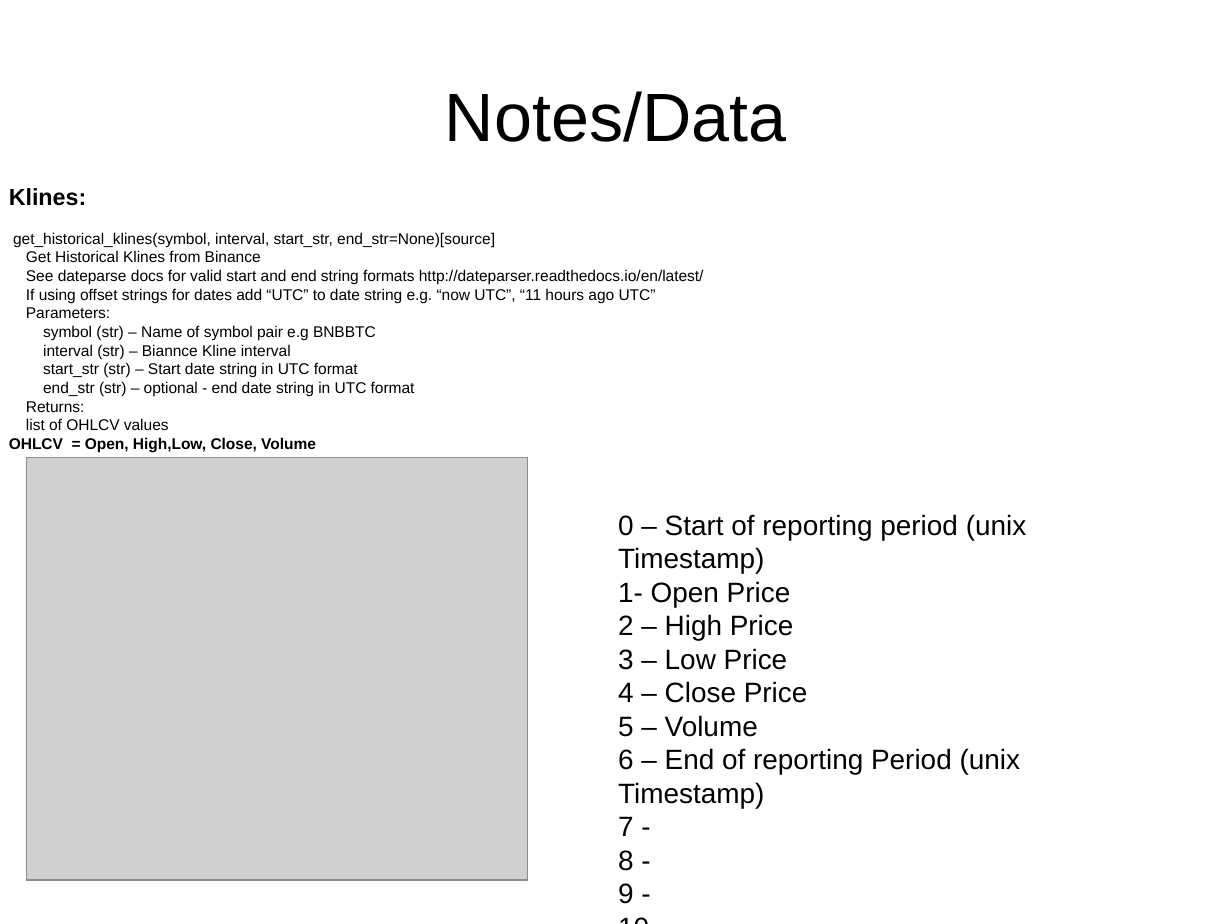
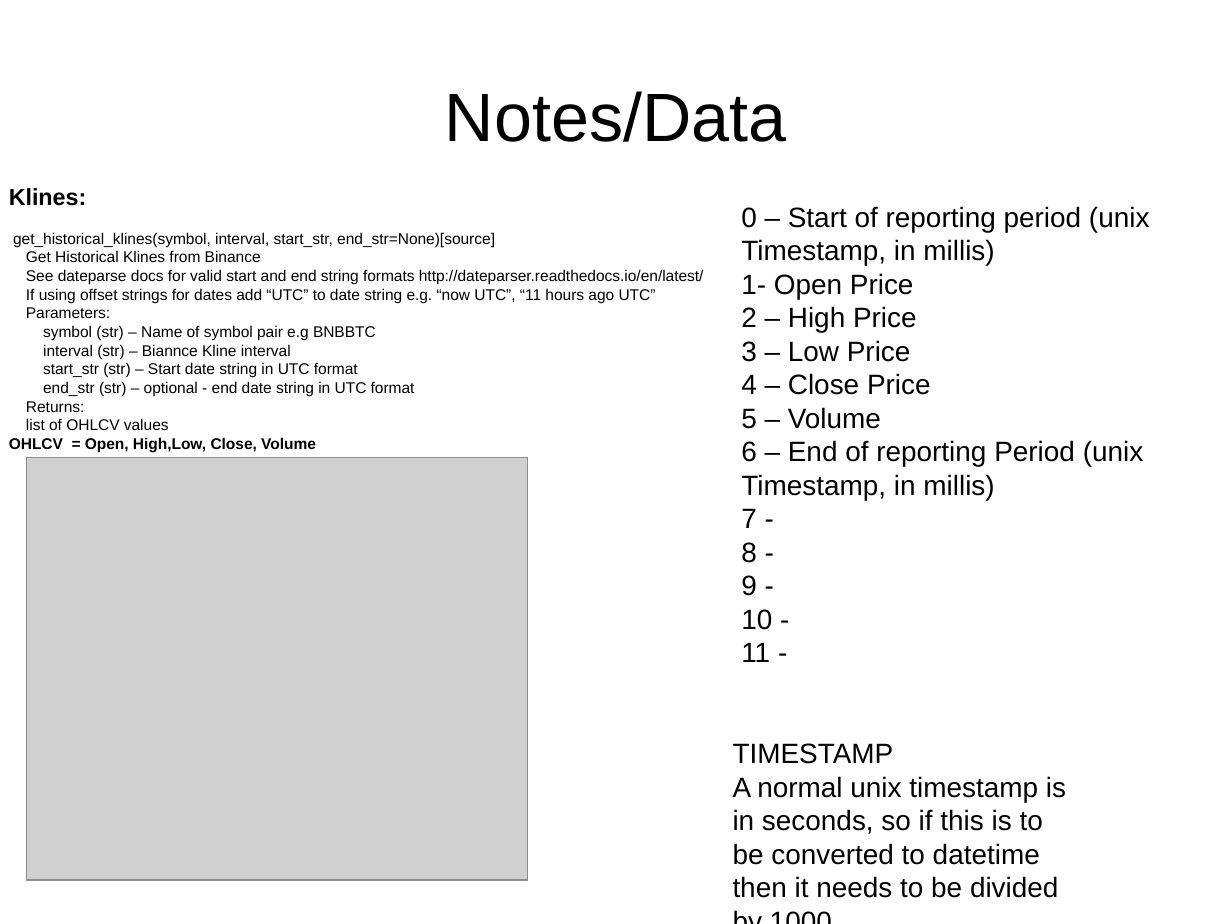
Before and after one commit to Joshuap1990/turbo-broccoli, a slide deck: slide 1 of Notes/Project Notes.odp. Drawn at 1232x924 pixels with LibreOffice and Linux fonts; fonts in the diff are those of the drawing; grey boxes stand for pictures. Boxes give left, top, right and bottom in pixels: in the first picture for what was removed or moved away, otherwise in the second. Text is boxed around its words. In the diff, an @@ line names an element or a change of style, - is before the commit and + after.

```diff
--- a/Notes/Project Notes.odp
+++ b/Notes/Project Notes.odp
@@ text "0 – Start of reporting ...": place and size @@
-text "0 – Start of reporting ..." at box(618, 514, 1027, 904)
+text "0 – Start of reporting ..." at box(741, 206, 1150, 662)
@@ text at box(741, 206, 1150, 265): text changed @@
-0 – Start of reporting period (unix Timestamp)
+0 – Start of reporting period (unix Timestamp, in millis)
@@ text at box(741, 440, 1144, 500): text changed @@
-6 – End of reporting Period (unix Timestamp)
+6 – End of reporting Period (unix Timestamp, in millis)
@@ text added at box(733, 743, 1066, 898), 18 pt, text #000000 @@
+TIMESTAMP
+A normal unix timestamp is in seconds, so if this is to be converted to datetime then it needs to be divided by 1000
```
Also in this commit, not shown: 8 other files.
